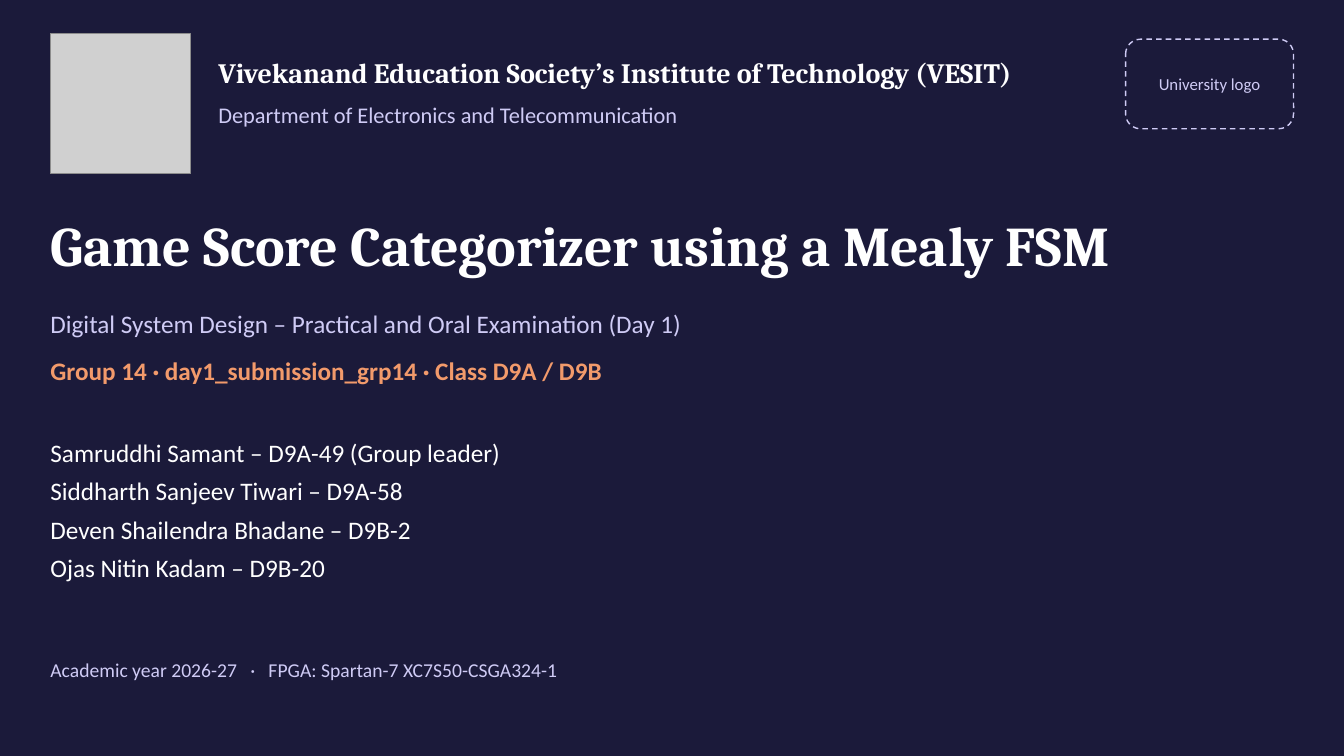
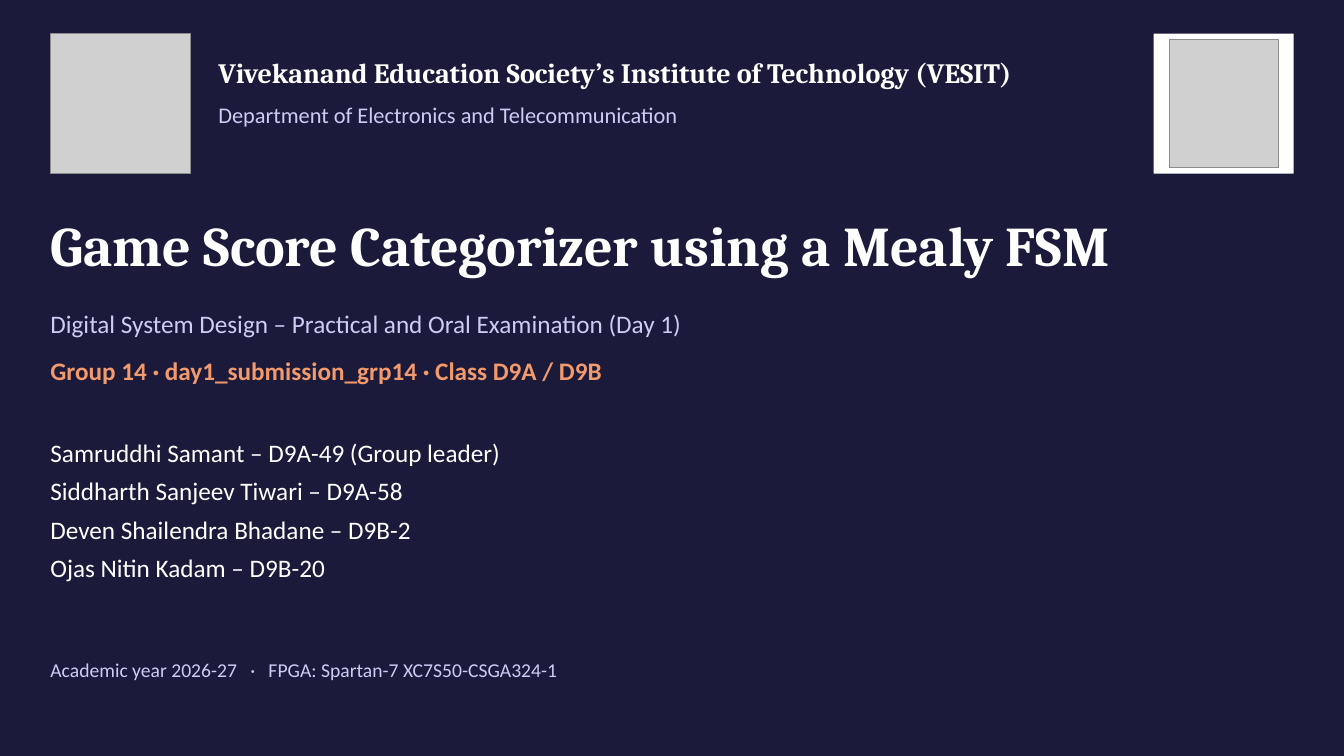
Before and after one commit to MrugendraVasmatkar/Digital_System_Design_Practical_2026_27_D9A_B, a slide deck: slide 1 of Group_Submissions/day1_submission_grp14/06_Presentation/Group14_DSD_Presentation.pptx. Drawn at 1344x756 pixels with LibreOffice and Linux fonts; fonts in the diff are those of the drawing; grey boxes stand for pictures. Boxes give left, top, right and bottom in pixels: in the first picture for what was removed or moved away, otherwise in the second. Text is boxed around its words. In the diff, an @@ line names an element or a change of style, - is before the commit and + after.

```diff
--- a/Group_Submissions/day1_submission_grp14/06_Presentation/Group14_DSD_Presentation.pptx
+++ b/Group_Submissions/day1_submission_grp14/06_Presentation/Group14_DSD_Presentation.pptx
@@ rounded rectangle removed at <box>1126,39,1295,129</box> @@
-University logo
@@ rectangle added at <box>1153,33,1294,173</box>, fill #FFFFFF @@
@@ picture added at <box>1170,39,1278,168</box> @@
```
Also in this commit, not shown: 3 other files.
